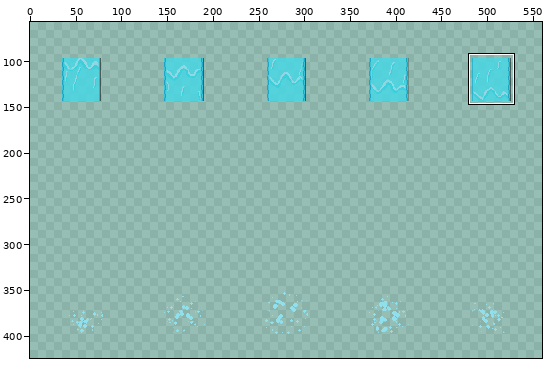
Edited in one commit: sprite sheet (assets/textures/waterfall.png). Above: a wide view before the commit, with the close-up outlined.
Close-up. Earlier state:
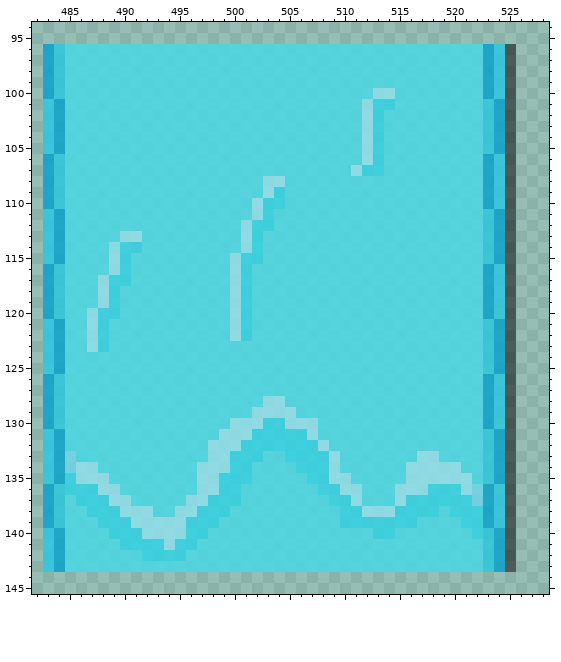
The file is 240x96 pixels. Colours within 5 levels of each other are drawn and written as one. Shown: x 482..528, y 94..145. The old version is drawn lined up with the new one. The wide view leaves out empty margins. The commit also changed other parts of the picture, which this record leaves out.
New version:
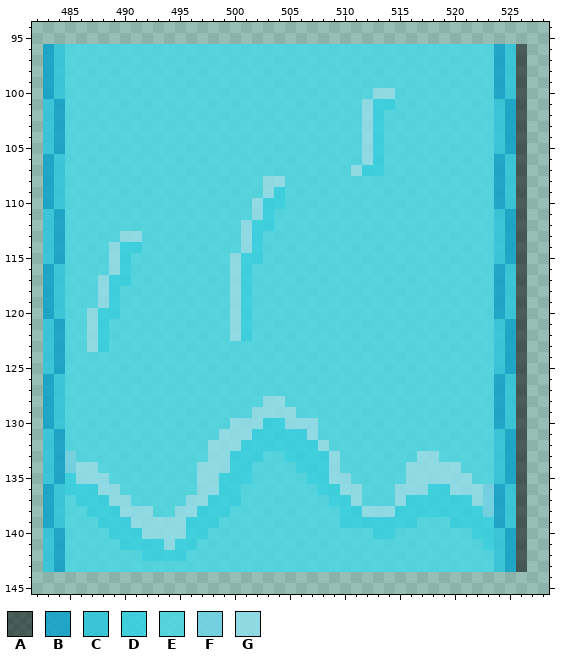
Palette (. is transparent): A #00000082  B #0fa2cadd  C #2dc6dbdd  D #32d2e3dd  E #4bd7e3dd  F #6fd4e6dd  G #8fdeebdd
Changes in this commit:
canvas 240x96 -> 560x480; drawings rearranged on the sheet (the old picture shows each at its new place)
Colour A now appears in rows 96 to 143 at x 526.
The author changed colour A to colour B in rows 101 to 105 at x 525; in rows 111 to 115 at x 525; in rows 121 to 125 at x 525; in rows 131 to 135 at x 525; in rows 140 to 143 at x 525.
The author changed colour C to colour B in rows 96 to 100 at x 524; in rows 106 to 110 at x 524; in rows 116 to 120 at x 524; in rows 126 to 130 at x 524; in rows 136 to 139 at x 524.
The author changed colour A to colour C in rows 96 to 100 at x 525; in rows 106 to 110 at x 525; in rows 116 to 120 at x 525; in rows 126 to 130 at x 525; in rows 136 to 139 at x 525.
The author changed colour B to colour C in rows 101 to 105 at x 524; in rows 111 to 115 at x 524; in rows 121 to 125 at x 524; in rows 131 to 135 at x 524; in rows 140 to 143 at x 524.
The author changed colour B to colour D in row 139 at x 523.
The author changed colour C to colour D in rows 140 to 141 at x 523.
The author changed colour E to colour D in row 138 at x 519; in row 139 at x 520.
The author changed colour B to colour E in rows 96 to 100 at x 523; in rows 106 to 110 at x 523; in rows 116 to 120 at x 523; in rows 126 to 130 at x 523.
The author changed colour C to colour E in rows 101 to 105 at x 523; in rows 111 to 115 at x 523; in rows 121 to 125 at x 523; in rows 131 to 135 at x 523; in rows 142 to 143 at x 523.
The author changed colour B to colour F in rows 136 to 138 at x 523.
The author changed colour D to colour G in row 136 at x 520.
The author changed colour F to colour G in rows 136 to 137 at x 522.
